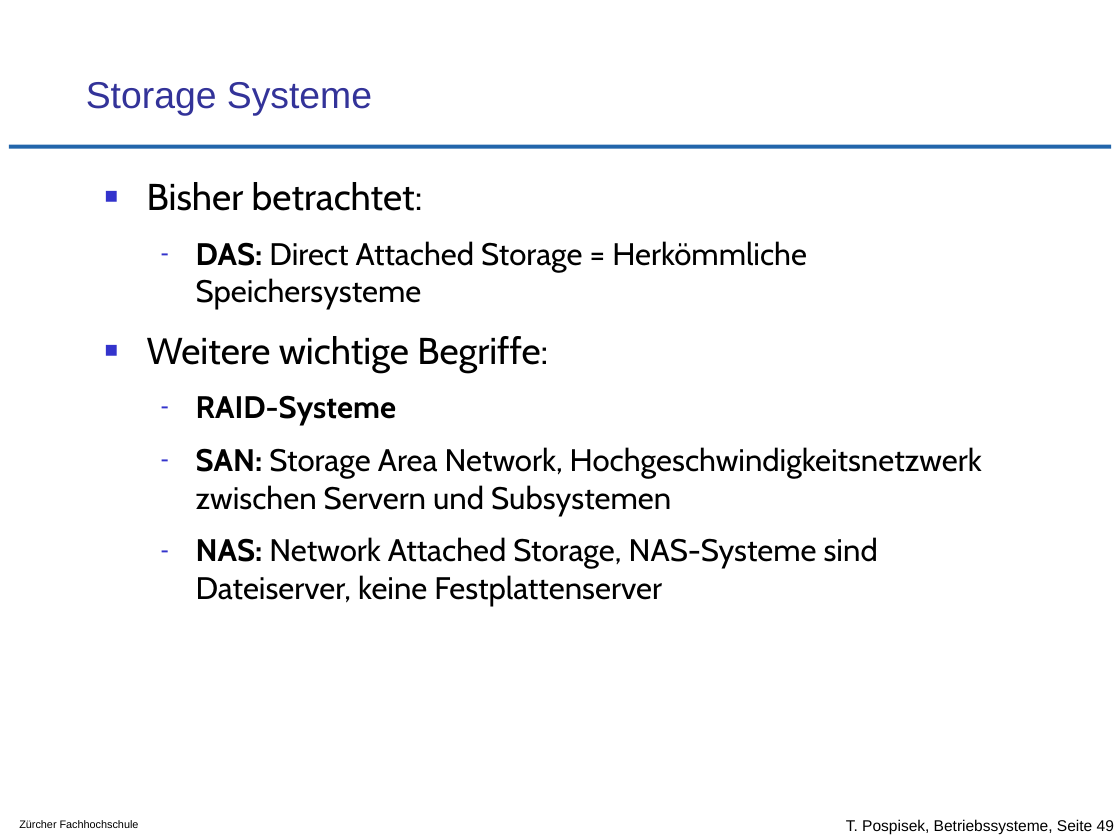
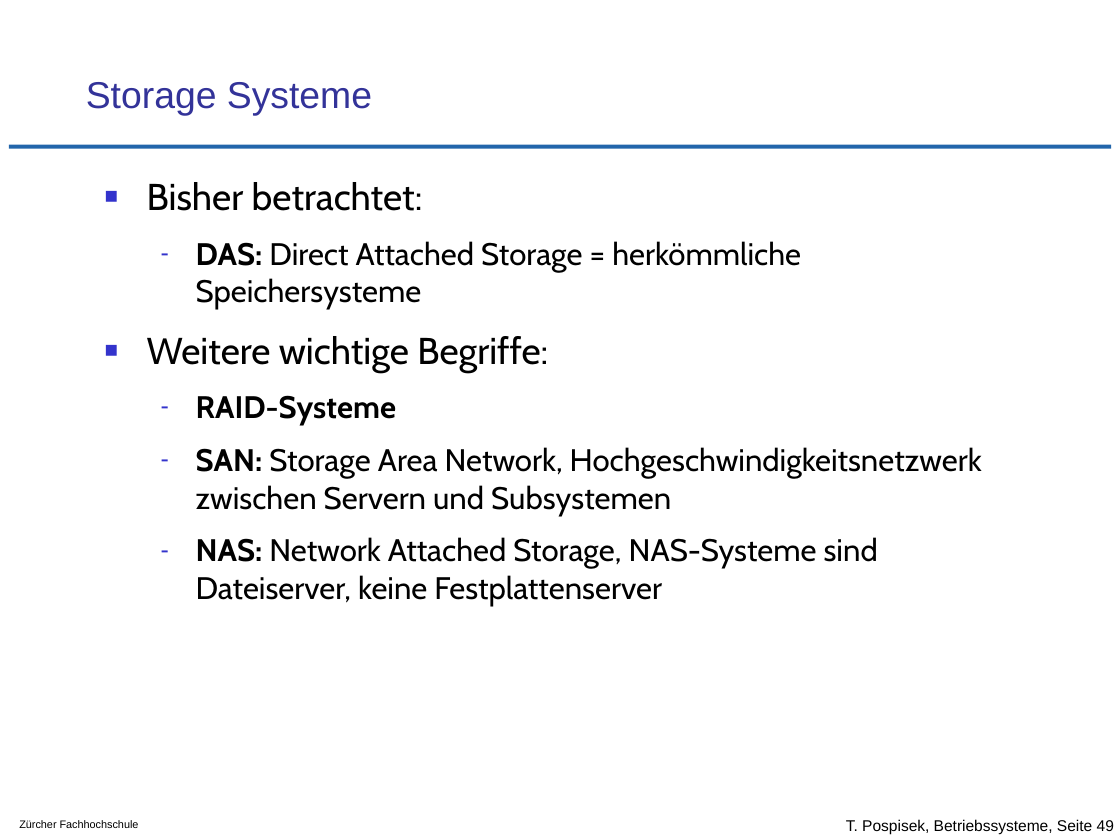
Before and after one commit to tpo/betriebssysteme, a slide deck: slide 49 of 12_Geraete_und_Dateiverwaltung.odp. Drawn at 1120x840 pixels with LibreOffice and Linux fonts; fonts in the diff are those of the drawing; background and template pictures are left out. Boxes give left, top, right and bottom in pixels: in the first picture for what was removed or moved away, otherwise in the second. Text is boxed around its words. In the diff, an @@ line names an element or a change of style, - is before the commit and + after.

```diff
--- a/12_Geraete_und_Dateiverwaltung.odp
+++ b/12_Geraete_und_Dateiverwaltung.odp
@@ text at [196,241,801,309]: text changed @@
-  – DAS: Direct Attached Storage = Herkömmliche Speichersysteme
+  – DAS: Direct Attached Storage = herkömmliche Speichersysteme
```
Also in this commit, not shown: 6 other slides changed.
